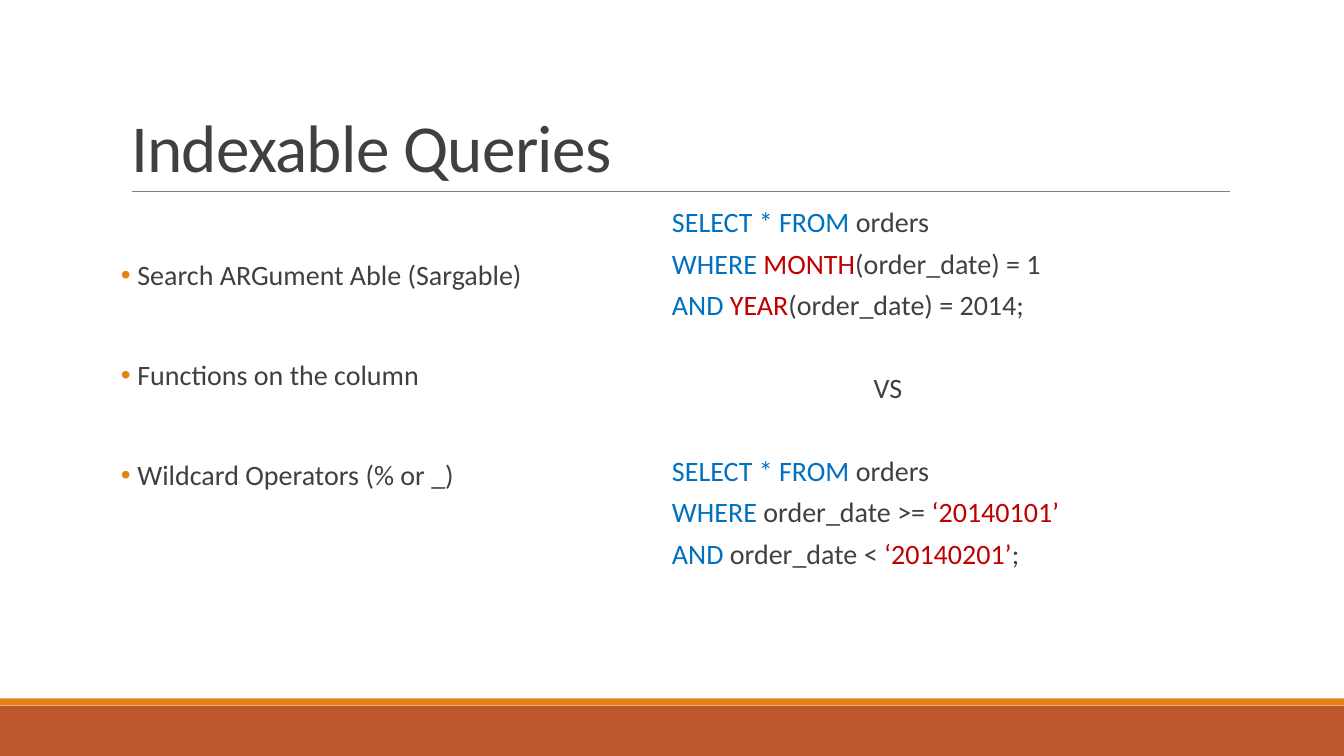
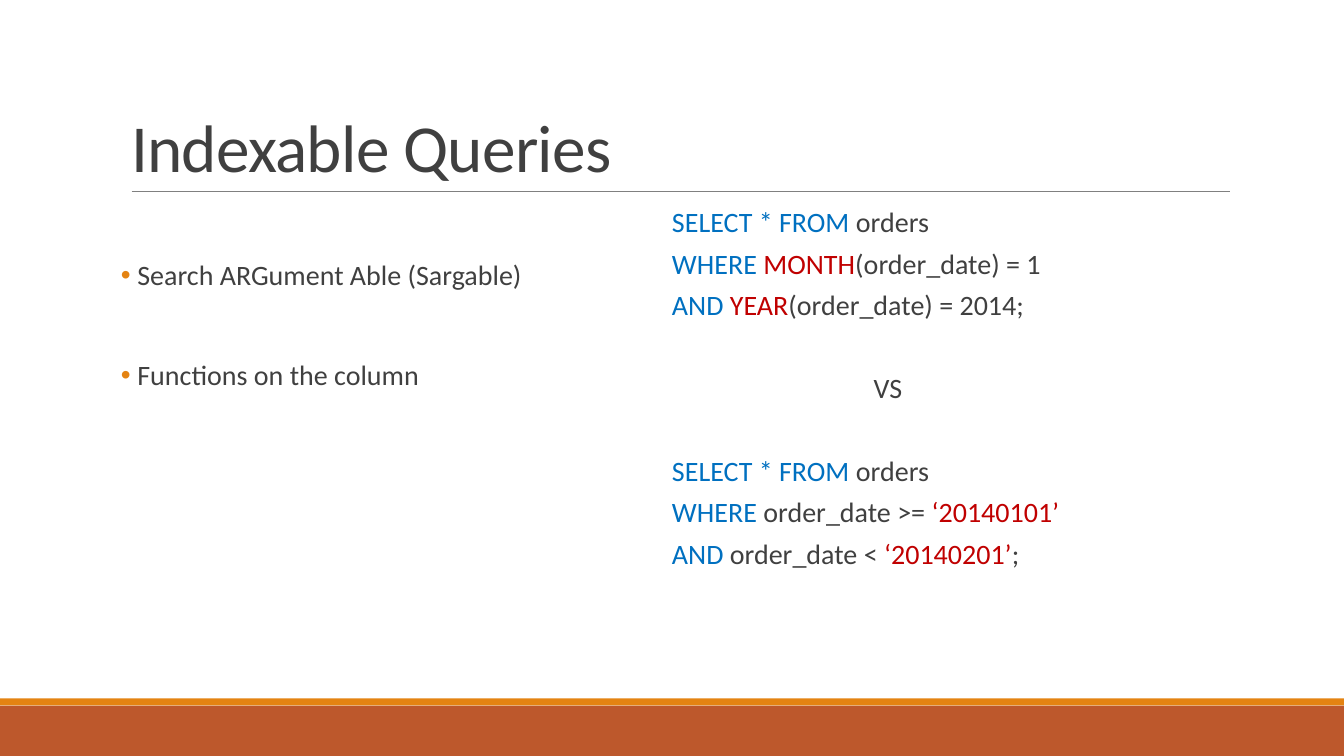
Before and after one commit to DanielPeshkov/skillstorm-training, a slide deck: slide 4 of QA/QA 2/presentation.pptx. Drawn at 1344x756 pixels with LibreOffice and Linux fonts; fonts in the diff are those of the drawing. Boxes give left, top, right and bottom in pixels: in the first picture for what was removed or moved away, otherwise in the second. Text is boxed around its words. In the diff, an @@ line names an element or a change of style, - is before the commit and + after.

```diff
--- a/QA/QA 2/presentation.pptx
+++ b/QA/QA 2/presentation.pptx
@@ text at box(137, 465, 425, 490): paragraph removed @@
-• Wildcard Operators (% or _)
```
Also in this commit, not shown: 2 other slides changed, 2 slides removed, 1 other file.
